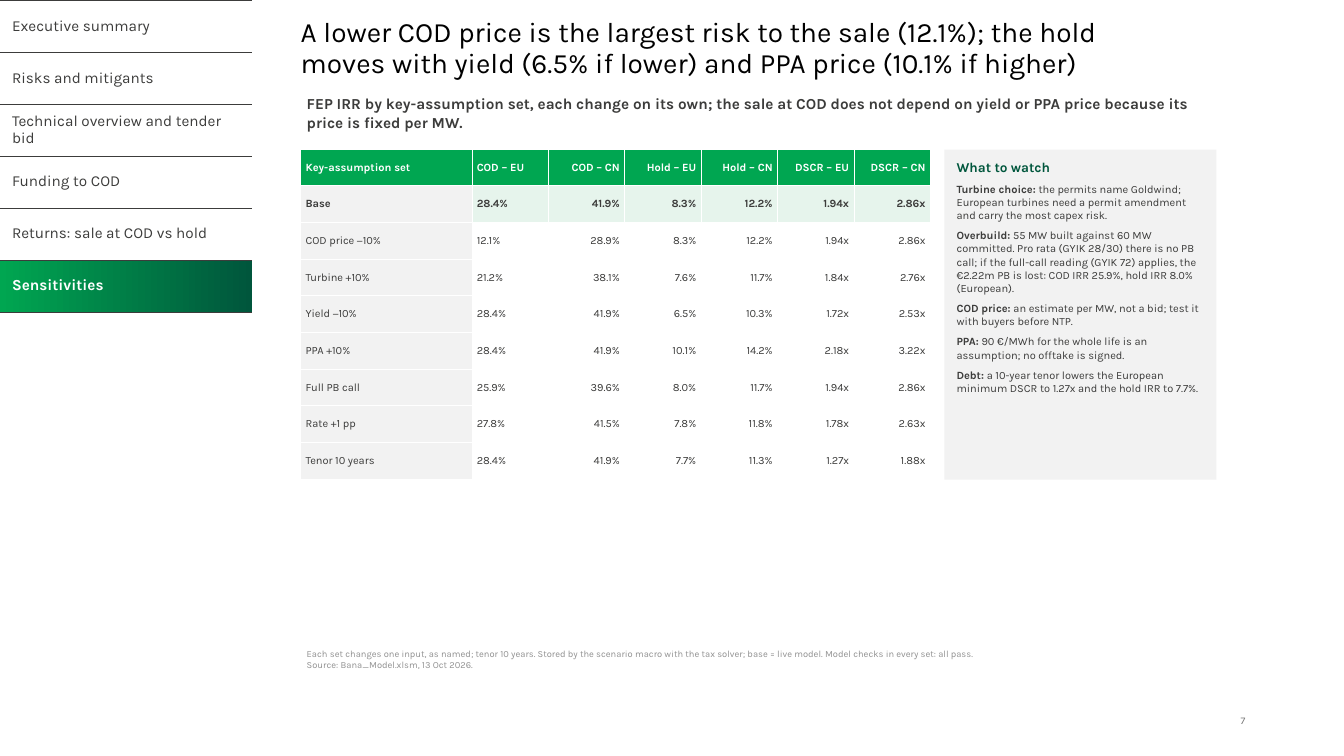
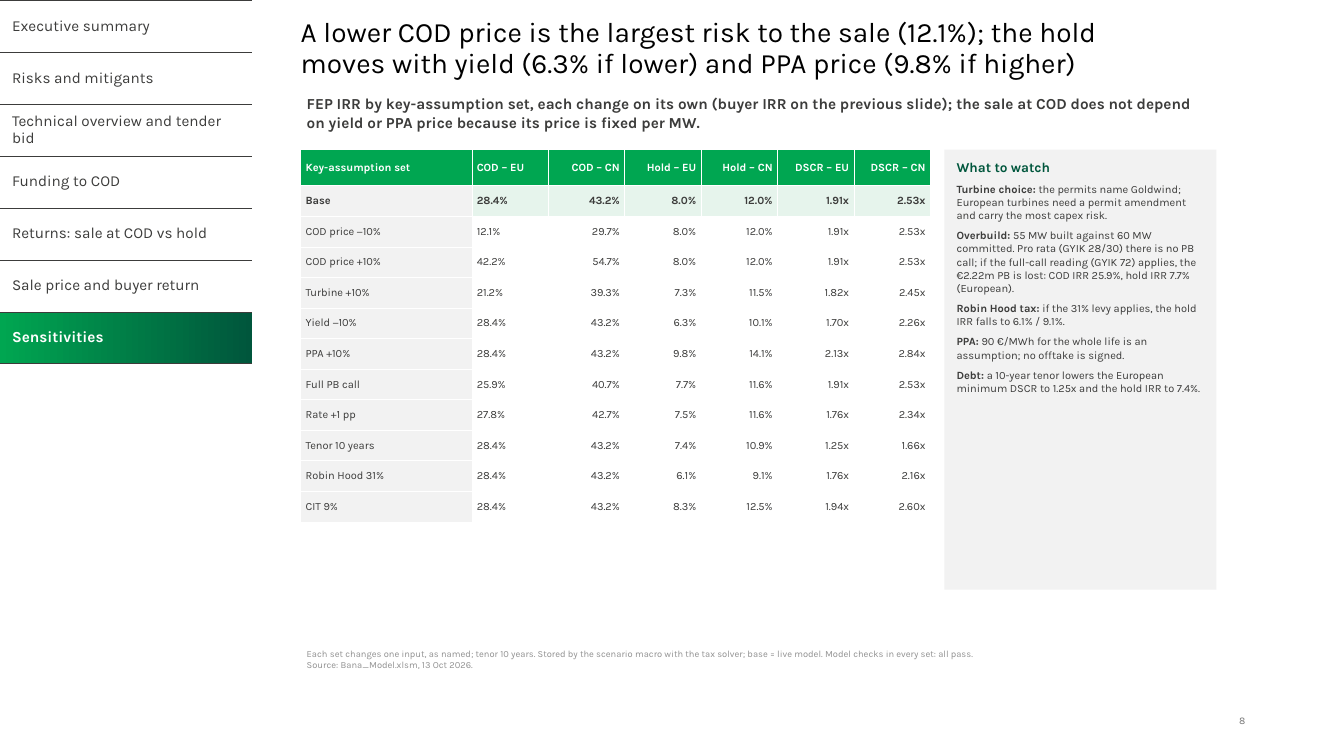
Before and after one commit to ZalanZad/FEP_modeller, a slide deck: slide 8 of projects/bana/out/Bana_IC.pptx (slide 7 before the commit). Drawn at 1344x756 pixels with LibreOffice and Linux fonts; fonts in the diff are those of the drawing; background and template pictures are left out. Boxes give left, top, right and bottom in pixels: in the first picture for what was removed or moved away, otherwise in the second. Text is boxed around its words. In the diff, an @@ line names an element or a change of style, - is before the commit and + after.

```diff
--- a/projects/bana/out/Bana_IC.pptx
+++ b/projects/bana/out/Bana_IC.pptx
@@ table at [0, 0, 252, 364] @@
+row 6: Sale price and buyer return
@@ title at [301, 22, 1096, 79]: text changed @@
-A lower COD price is the largest risk to the sale (12.1%); the hold moves with yield (6.5% if lower) and PPA price (10.1% if higher)
+A lower COD price is the largest risk to the sale (12.1%); the hold moves with yield (6.3% if lower) and PPA price (9.8% if higher)
@@ text at [307, 97, 1191, 132]: text changed @@
-FEP IRR by key-assumption set, each change on its own; the sale at COD does not depend on yield or PPA price because its price is fixed per MW.
+FEP IRR by key-assumption set, each change on its own (buyer IRR on the previous slide); the sale at COD does not depend on yield or PPA price because its price is fixed per MW.
@@ table at [301, 150, 930, 522] @@
-row 2: Base | 28.4% | 41.9% | 8.3% | 12.2% | 1.94x | 2.86x
-row 3: COD price −10% | 12.1% | 28.9% | 8.3% | 12.2% | 1.94x | 2.86x
-row 4: Turbine +10% | 21.2% | 38.1% | 7.6% | 11.7% | 1.84x | 2.76x
-row 5: Yield −10% | 28.4% | 41.9% | 6.5% | 10.3% | 1.72x | 2.53x
-row 6: PPA +10% | 28.4% | 41.9% | 10.1% | 14.2% | 2.18x | 3.22x
-row 7: Full PB call | 25.9% | 39.6% | 8.0% | 11.7% | 1.94x | 2.86x
-row 8: Rate +1 pp | 27.8% | 41.5% | 7.8% | 11.8% | 1.78x | 2.63x
-row 9: Tenor 10 years | 28.4% | 41.9% | 7.7% | 11.3% | 1.27x | 1.88x
+row 2: Base | 28.4% | 43.2% | 8.0% | 12.0% | 1.91x | 2.53x
+row 3: COD price −10% | 12.1% | 29.7% | 8.0% | 12.0% | 1.91x | 2.53x
+row 4: COD price +10% | 42.2% | 54.7% | 8.0% | 12.0% | 1.91x | 2.53x
+row 5: Turbine +10% | 21.2% | 39.3% | 7.3% | 11.5% | 1.82x | 2.45x
+row 6: Yield −10% | 28.4% | 43.2% | 6.3% | 10.1% | 1.70x | 2.26x
+row 7: PPA +10% | 28.4% | 43.2% | 9.8% | 14.1% | 2.13x | 2.84x
+row 8: Full PB call | 25.9% | 40.7% | 7.7% | 11.6% | 1.91x | 2.53x
+row 9: Rate +1 pp | 27.8% | 42.7% | 7.5% | 11.6% | 1.76x | 2.34x
+row 10: Tenor 10 years | 28.4% | 43.2% | 7.4% | 10.9% | 1.25x | 1.66x
+row 11: Robin Hood 31% | 28.4% | 43.2% | 6.1% | 9.1% | 1.76x | 2.16x
+row 12: CIT 9% | 28.4% | 43.2% | 8.3% | 12.5% | 1.94x | 2.60x
@@ rectangle "What to watch": place and size @@
-rectangle "What to watch" at [944, 150, 1216, 480]
+rectangle "What to watch" at [944, 150, 1216, 590]
@@ text in rectangle at [957, 231, 1196, 325]: text changed @@
-Overbuild: 55 MW built against 60 MW committed. Pro rata (GYIK 28/30) there is no PB call; if the full-call reading (GYIK 72) applies, the €2.22m PB is lost: COD IRR 25.9%, hold IRR 8.0% (European).
-COD price: an estimate per MW, not a bid; test it with buyers before NTP.
+Overbuild: 55 MW built against 60 MW committed. Pro rata (GYIK 28/30) there is no PB call; if the full-call reading (GYIK 72) applies, the €2.22m PB is lost: COD IRR 25.9%, hold IRR 7.7% (European).
+Robin Hood tax: if the 31% levy applies, the hold IRR falls to 6.1% / 9.1%.
@@ text in rectangle at [957, 371, 1200, 392]: text changed @@
-Debt: a 10-year tenor lowers the European minimum DSCR to 1.27x and the hold IRR to 7.7%.
+Debt: a 10-year tenor lowers the European minimum DSCR to 1.25x and the hold IRR to 7.4%.
@@ page number at [1239, 717, 1245, 724]: text changed @@
-7
+8
```
Also in this commit, not shown: 5 other slides changed, 1 slide added, 9 other files.
